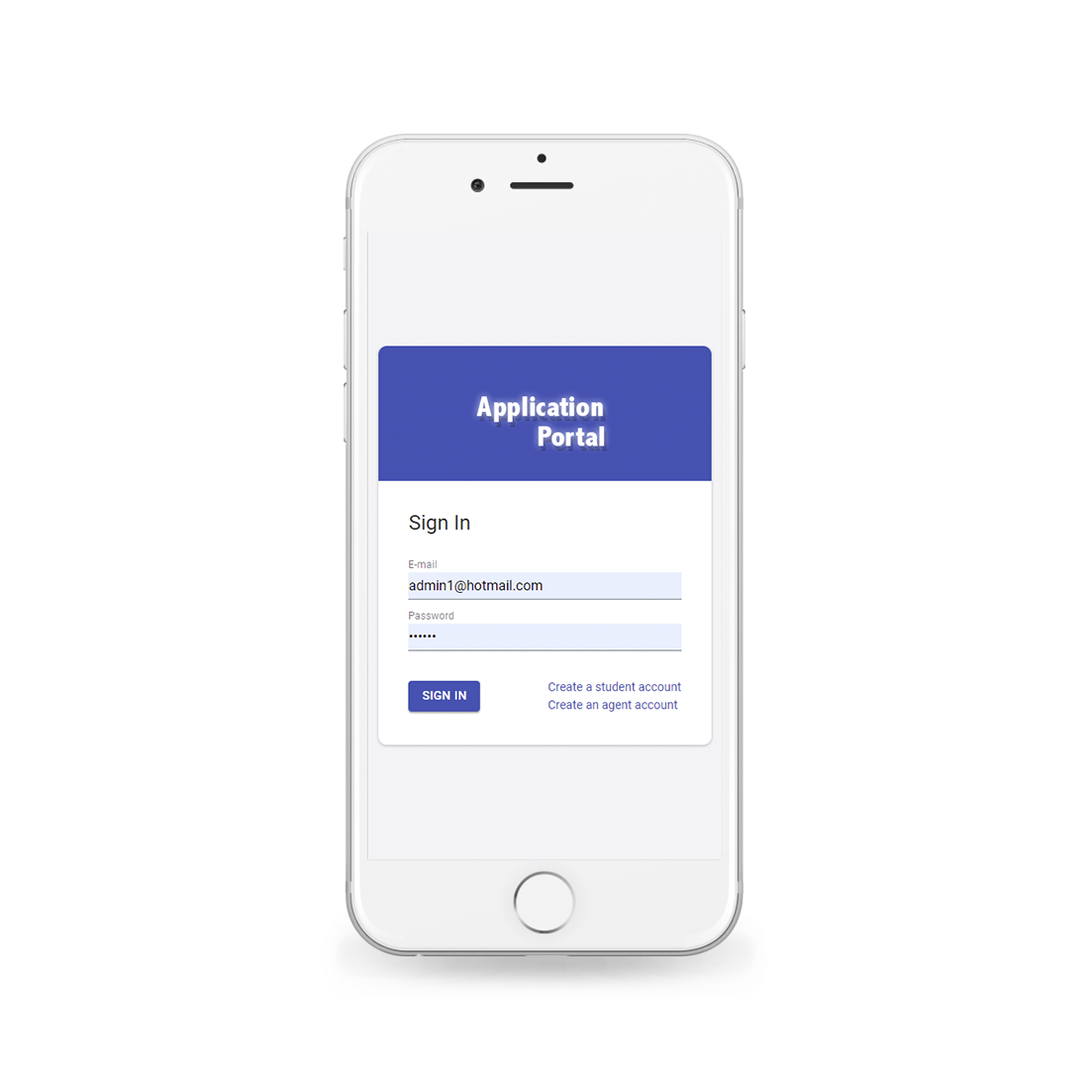
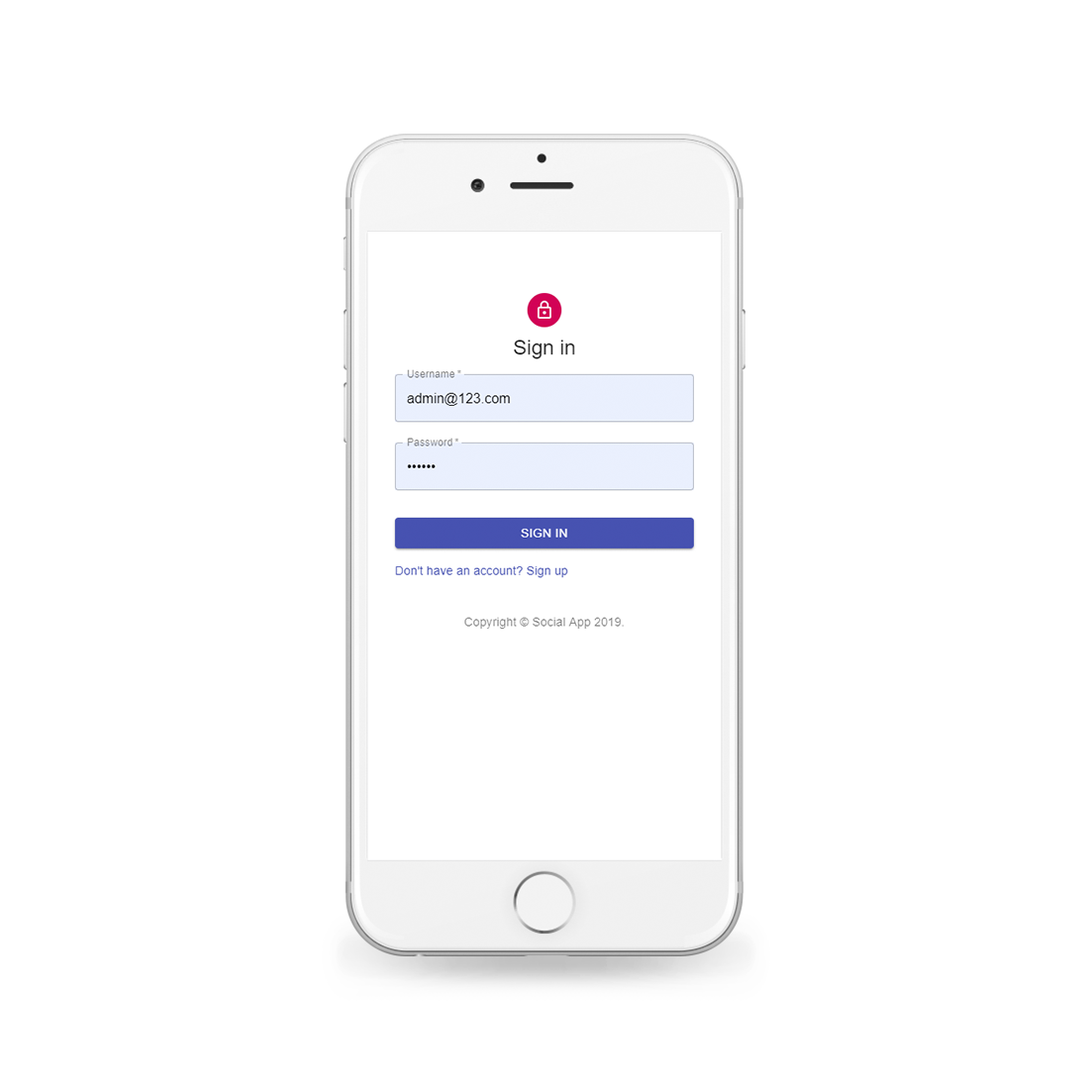
Comparing the layer stacks of the two 1089x1089 images. Changes:
added layer "social-phone" above "as" over [367, 230, 722, 862]
hid "as" over [367, 230, 722, 862]
